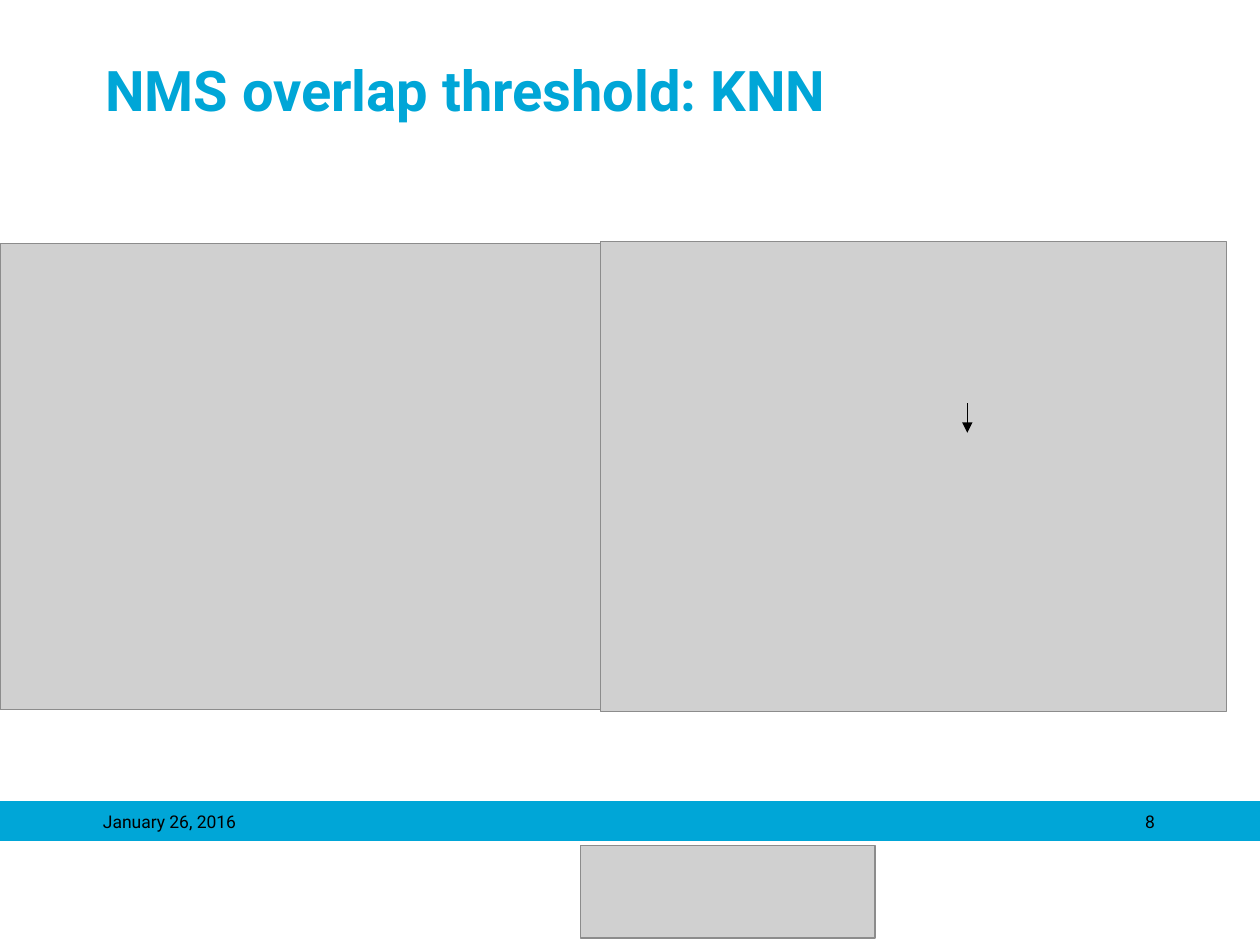
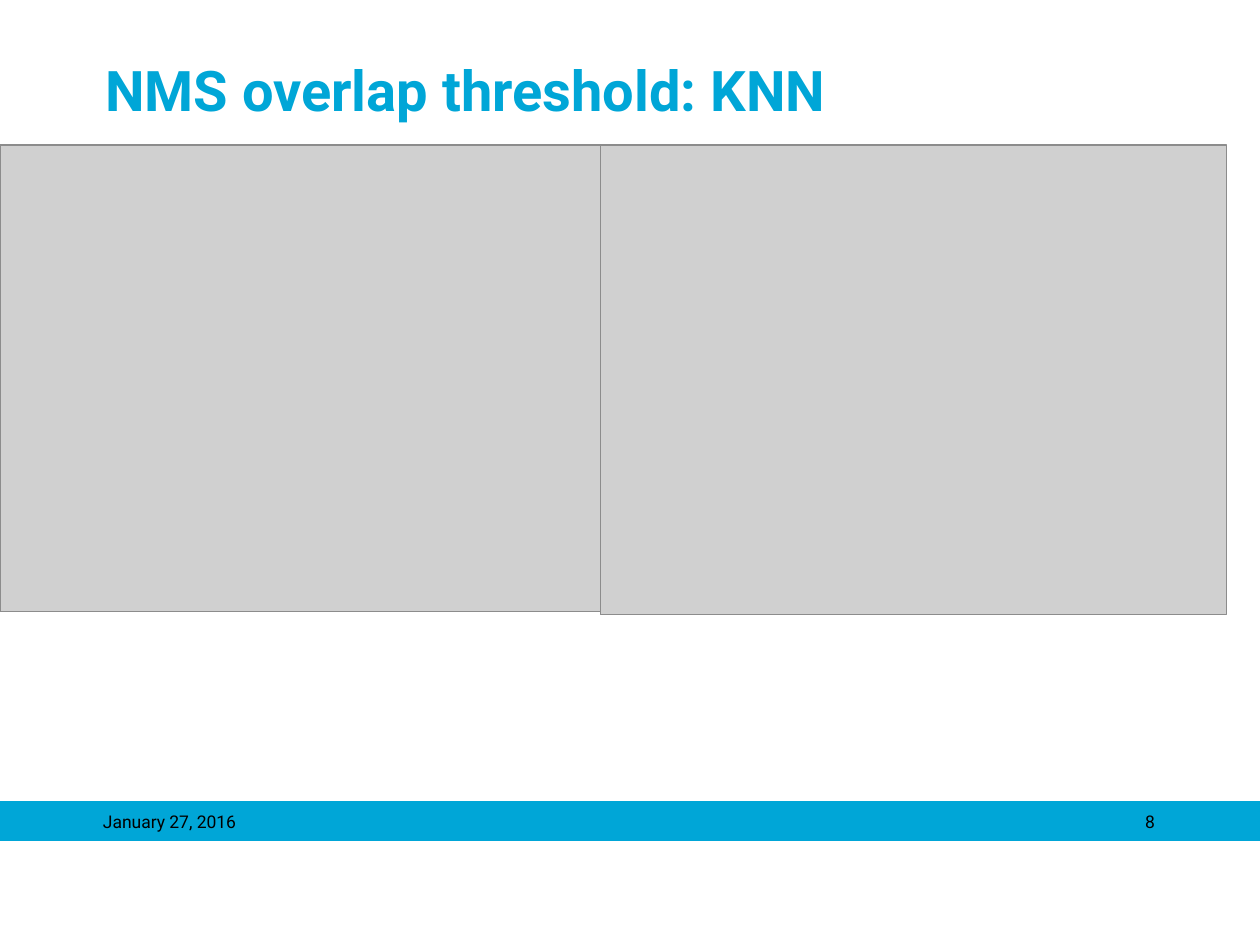
Before and after one commit to mariasv/MM_MedVis_Project, a slide deck: slide 8 of ppt/Object Detection in Medical Images_maria.pptx. Drawn at 1260x945 pixels with LibreOffice and Linux fonts; fonts in the diff are those of the drawing; grey boxes stand for pictures; background and template pictures are left out. Boxes give left, top, right and bottom in pixels: in the first picture for what was removed or moved away, otherwise in the second. Text is boxed around its words. In the diff, an @@ line names an element or a change of style, - is before the commit and + after.

```diff
--- a/ppt/Object Detection in Medical Images_maria.pptx
+++ b/ppt/Object Detection in Medical Images_maria.pptx
@@ picture moved from (x1=0, y1=243, x2=621, y2=709) to (x1=0, y1=145, x2=621, y2=611) @@
@@ picture moved from (x1=600, y1=242, x2=1226, y2=712) to (x1=600, y1=145, x2=1226, y2=615) @@
@@ arrow removed from (968, 403) to (968, 433) @@
@@ text at (x1=103, y1=815, x2=236, y2=832): text changed @@
-January 26, 2016
+January 27, 2016
@@ picture removed at (x1=581, y1=845, x2=876, y2=937) @@
```
Also in this commit, not shown: 14 other slides changed, 2 slides added, 3 slides removed.
